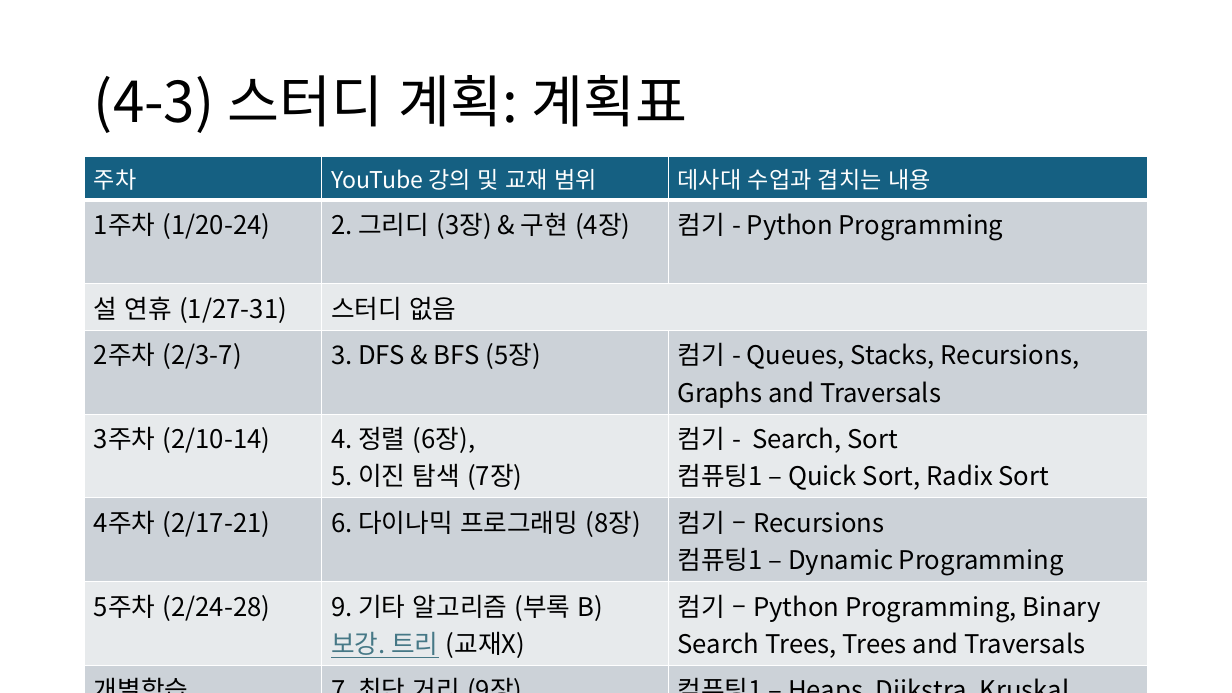
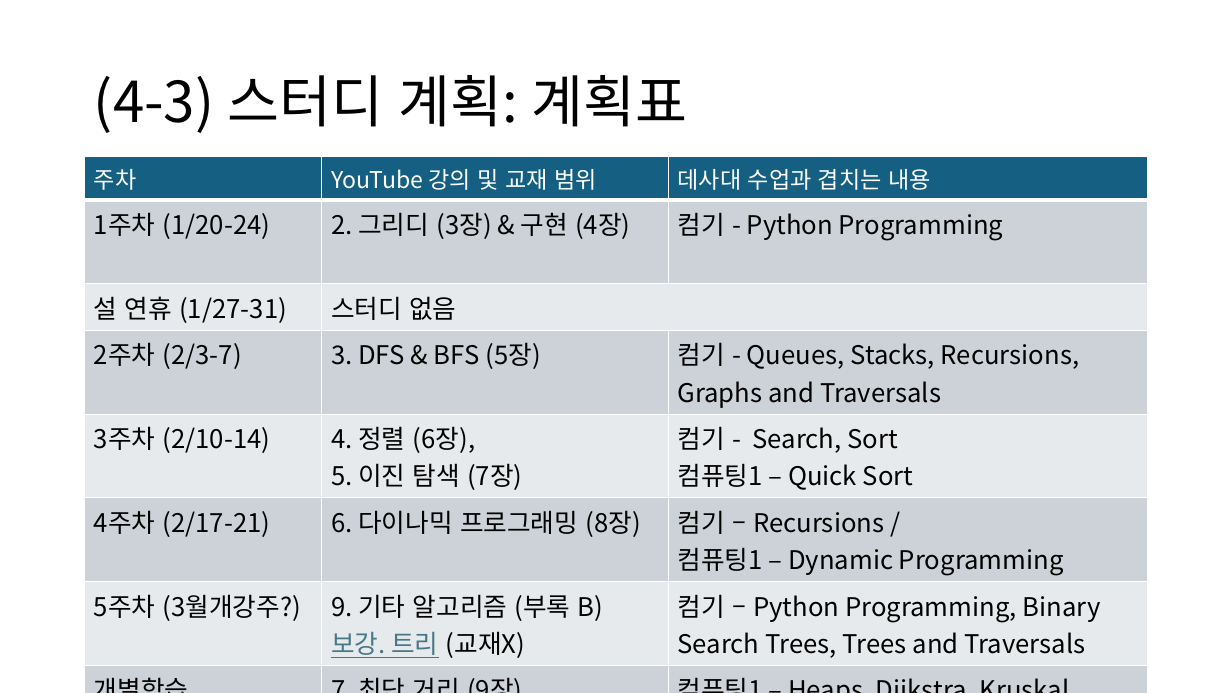
Before and after one commit to freud-sensei/this_is_codingtest, a slide deck: slide 16 of 코딩 테스트 스터디 OT.pptx. Drawn at 1232x693 pixels with LibreOffice and Linux fonts; fonts in the diff are those of the drawing. Boxes give left, top, right and bottom in pixels: in the first picture for what was removed or moved away, otherwise in the second. Text is boxed around its words. In the diff, an @@ line names an element or a change of style, - is before the commit and + after.

```diff
--- a/코딩 테스트 스터디 OT.pptx
+++ b/코딩 테스트 스터디 OT.pptx
@@ table at [85,157,1148,662] @@
-row 5, column 3: 컴기 - Search, Sort / 컴퓨팅1 – Quick Sort, Radix Sort
+row 5, column 3: 컴기 - Search, Sort / 컴퓨팅1 – Quick Sort
-row 6, column 3: 컴기 – Recursions / 컴퓨팅1 – Dynamic Programming
+row 6, column 3: 컴기 – Recursions / / 컴퓨팅1 – Dynamic Programming
-row 7, column 1: 5주차 (2/24-28)
+row 7, column 1: 5주차 (3월개강주?)
```
Also in this commit, not shown: 2 other slides changed, 9 other files.
